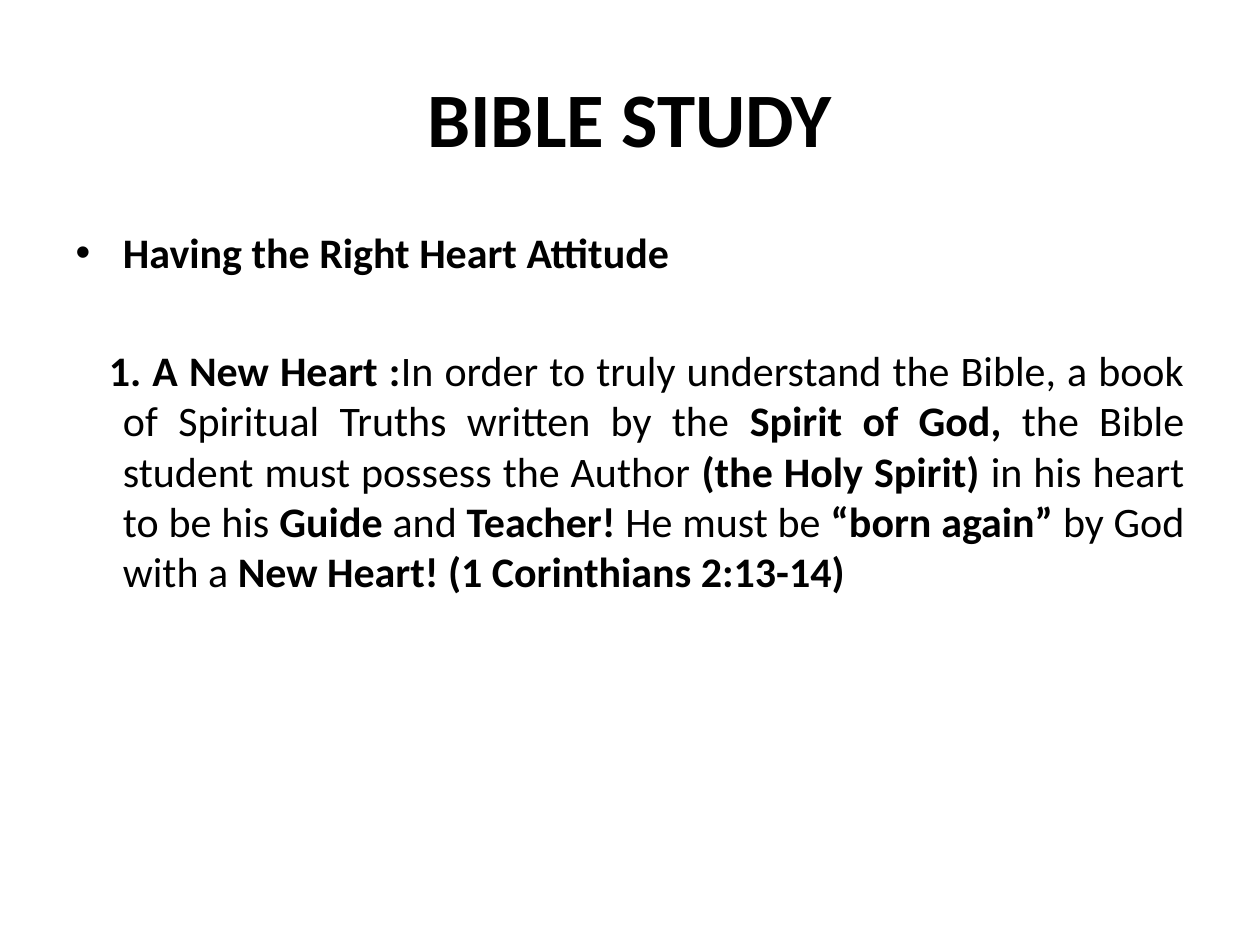
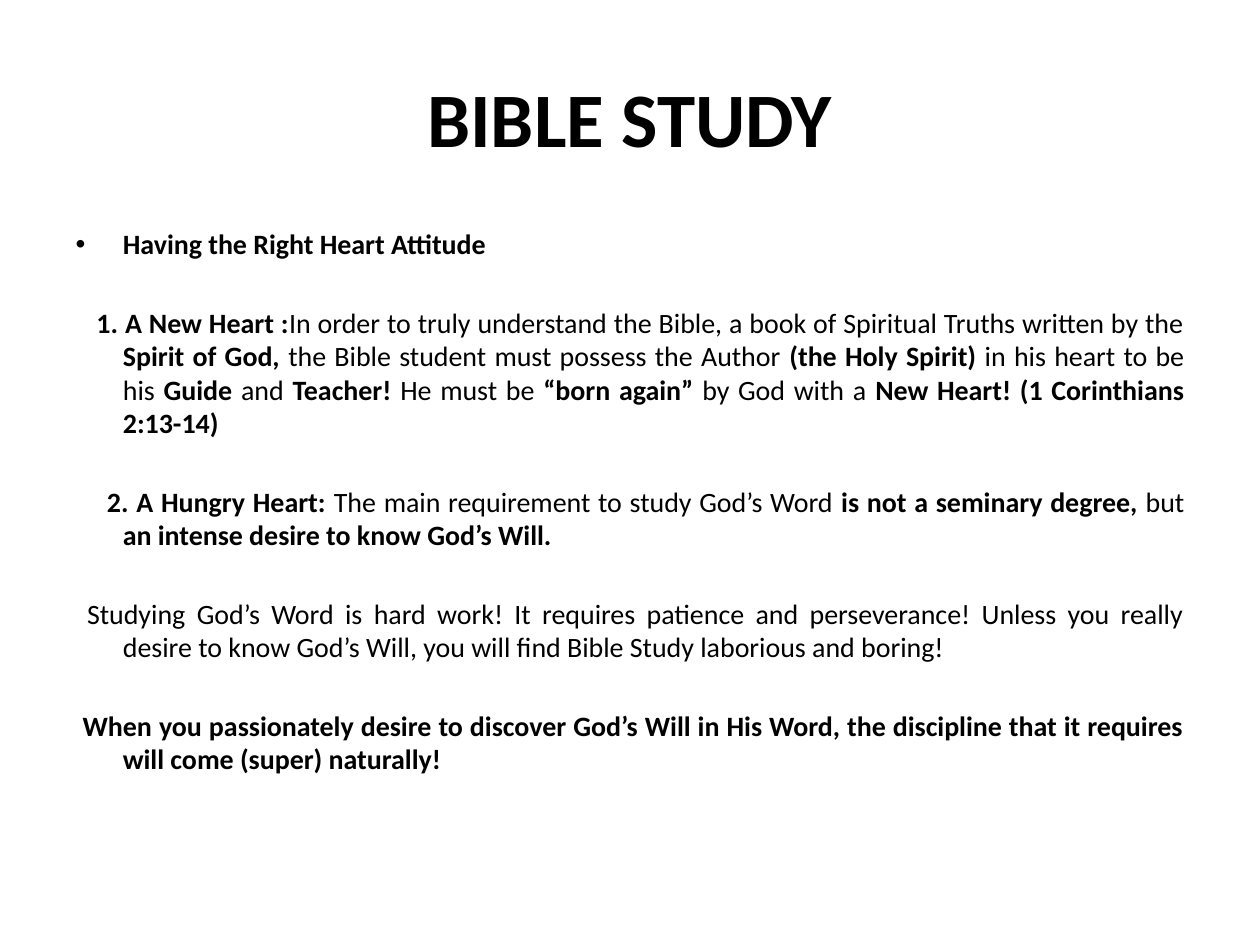
Before and after one commit to mutanganajoseph/Documents, a slide deck: slide 83 of auca/sem-1/intro-to-Bible-study/1 intro to Bible study Notes.pptx (slide 94 before the commit). Drawn at 1260x945 pixels with LibreOffice and Linux fonts; fonts in the diff are those of the drawing. Boxes give left, top, right and bottom in pixels: in the first picture for what was removed or moved away, otherwise in the second. Text is boxed around its words. In the diff, an @@ line names an element or a change of style, - is before the commit and + after.

```diff
--- a/auca/sem-1/intro-to-Bible-study/1 intro to Bible study Notes.pptx
+++ b/auca/sem-1/intro-to-Bible-study/1 intro to Bible study Notes.pptx
@@ text at bbox=[96, 234, 1185, 437]: size 24 to 16 pt in "Having the Right Heart Attitude", "1. A New Heart :In order to ..."; less space between paragraphs @@
@@ text at bbox=[83, 492, 1185, 774]: paragraphs added @@
+2. A Hungry Heart: The main requirement to study God’s Word is not a seminary degree, but an intense desire to know God’s Will.
+Studying God’s Word is hard work! It requires patience and perseverance! Unless you really desire to know God’s Will, you will find Bible Study laborious and boring!
+When you passionately desire to discover God’s Will in His Word, the discipline that it requires will come (super) naturally!
```
Also in this commit, not shown: 44 other slides changed, 1 slide added, 18 slides removed, 1 other file.
